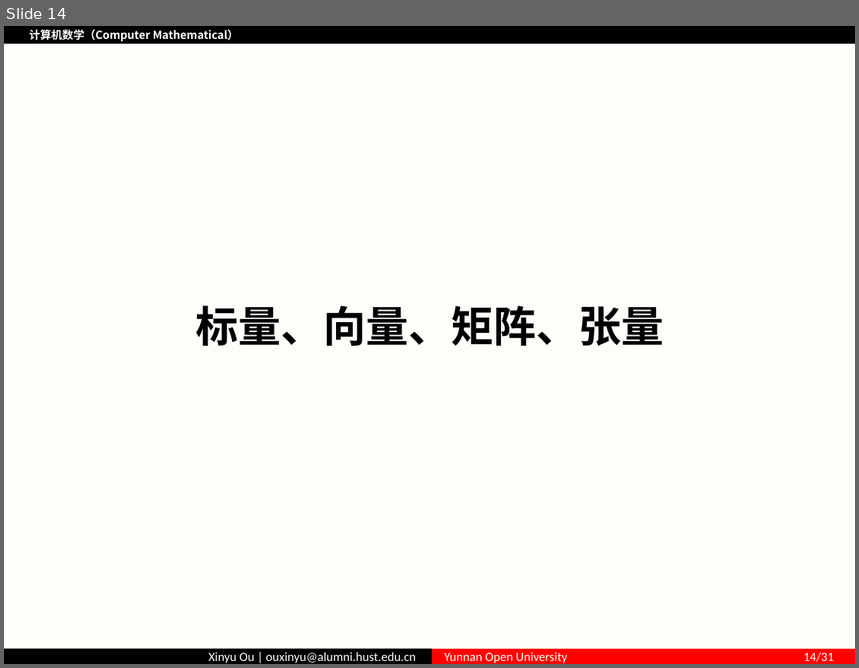
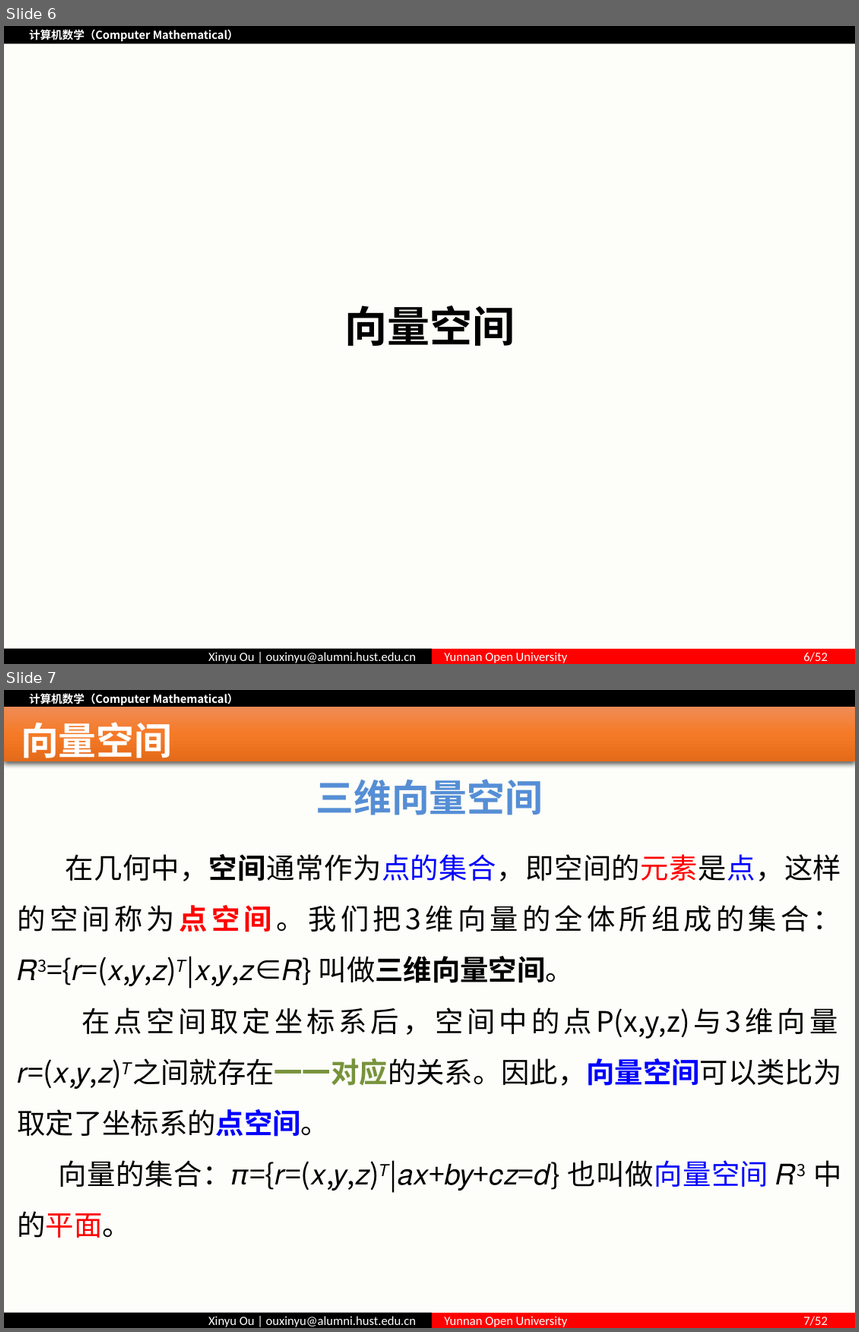
Before and after one commit to ouxinyu/Teaching, a slide deck: ComputerMath/PPT/第03讲 基底与坐标.pptx. Shown one above the other, each under a label of ours: slide 14 before the commit, slides 6 and 7 after it. The pictures are 859x668 and 859x1332 pixels, drawn with LibreOffice and Linux fonts; fonts in the diff are those of the drawing; background and template pictures are left out. Boxes give left, top, right and bottom in pixels: in the first picture for what was removed or moved away, otherwise in the second. Text is boxed around its words. In the diff, an @@ line names an element or a change of style, - is before the commit and + after.

```diff
--- a/ComputerMath/PPT/第03讲 基底与坐标.pptx
+++ b/ComputerMath/PPT/第03讲 基底与坐标.pptx
@@ slide 7 added at bbox=[4, 690, 855, 1328], background #FFFFFF; not listed: 4 template elements that a slide beside it also shows @@
@@ rectangle added at bbox=[4, 706, 855, 761], fill gradient #F18C57 to #F67B28 to #E56C19 @@
@@ title added at bbox=[21, 722, 172, 764], 32 pt, text #FFFFFF, bold @@
+向量空间
@@ text added at bbox=[316, 779, 543, 815], 32 pt, text #558ED5, bold @@
+三维向量空间
@@ text added at bbox=[18, 854, 842, 1238], 24 pt, text #000000 @@
+在几何中，空间通常作为点的集合，即空间的元素是点，这样的空间称为点空间。我们把3维向量的全体所组成的集合： 𝑅3={𝑟=(𝑥,𝑦,𝑧)𝑇|𝑥,𝑦,𝑧∈𝑅} 叫做三维向量空间。
+在点空间取定坐标系后，空间中的点P(x,y,z)与3维向量
+𝑟=(𝑥,𝑦,𝑧)𝑇之间就存在一一对应的关系。因此，向量空间可以类比为取定了坐标系的点空间。
+向量的集合：𝜋={𝑟=(𝑥,𝑦,𝑧)𝑇|𝑎𝑥+𝑏𝑦+𝑐𝑧=𝑑} 也叫做向量空间 𝑅3 中的平面。
@@ what was slide 14 is now slide 6 @@
@@ slide 6 changed as well @@
@@ text at bbox=[344, 306, 515, 346]: text changed @@
-标量、向量、矩阵、张量
+向量空间
@@ text in rectangle at bbox=[444, 652, 828, 664]: text changed @@
-Yunnan Open University 14/31
+Yunnan Open University 6/52
```
Also in this commit, not shown: 5 other slides changed, 44 other slides added, 32 slides removed, 4 other files.
